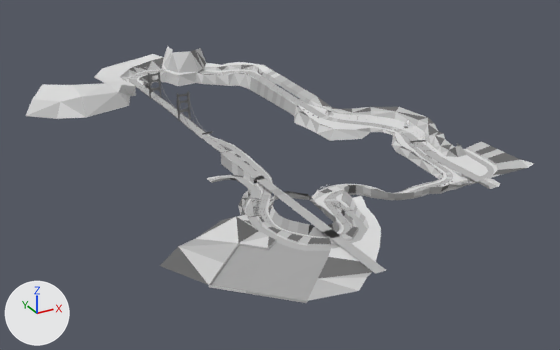
A saved change to the Blender file models/ocean_genesis.blend.
Camera for both pictures: a 50 mm camera at (-118.7, -219.9, 94.6) aimed at (-5.8, -14.6, -8.0). Arrows for +X, +Y and +Z are at lower left; the lights stay in place.

The first picture shows 'track'.
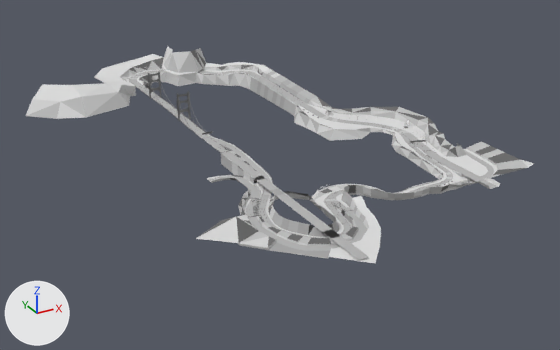
The edits, one by one:
Material '88_dual.002' (mat_88_dual_002) is new.
Its base color is (0.533, 0.533, 0.533) (light grey #c1c1c1).
Material '7a_dual.002' (mat_7a_dual_002) is new.
Its base color is (0.478, 0.478, 0.478) (grey #b8b8b8).
me_track is used by ob_track; location (0.0, 0.0, 0.0).
me_track had 5743 vertices, 3232 faces, 10 loose edges and spanned x -70.0..53.0, y -107.0..96.0, z 0.0..14.0.
me_track now has 5730 vertices, 3220 faces, 10 loose edges and spans x -70.0..53.0, y -93.0..96.0, z 0.0..14.0.
Part 1, on me_track:
23 vertices are removed from x -70.0..-24.0, y -107.0..-68.0, z 3.0..8.0.
26 faces are deleted.
2 new faces join them, mat_77 (grey #b6b6b6).
me_track now uses material mat_88_dual_002 (light grey #c1c1c1).
me_track now uses material mat_7a_dual_002 (grey #b8b8b8).

Boxes (x1, y1, x2, y2) around the edits, measured in the pictures (560 x 350 px):
'track', reshaped (16% shorter): before (26, 46, 535, 303); after (26, 46, 535, 263)
part 1 of me_track, cut back: before (160, 230, 386, 303); after (326, 230, 337, 238)
